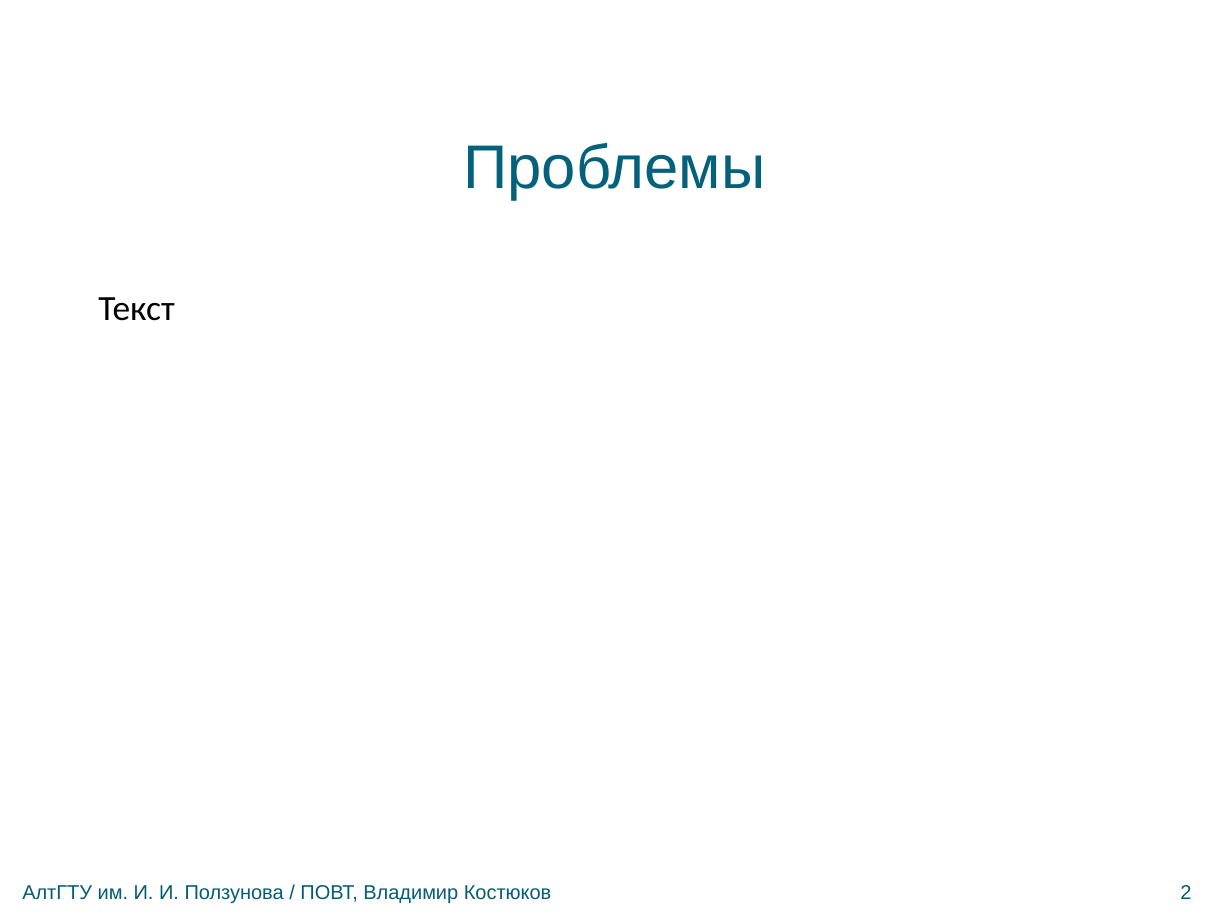
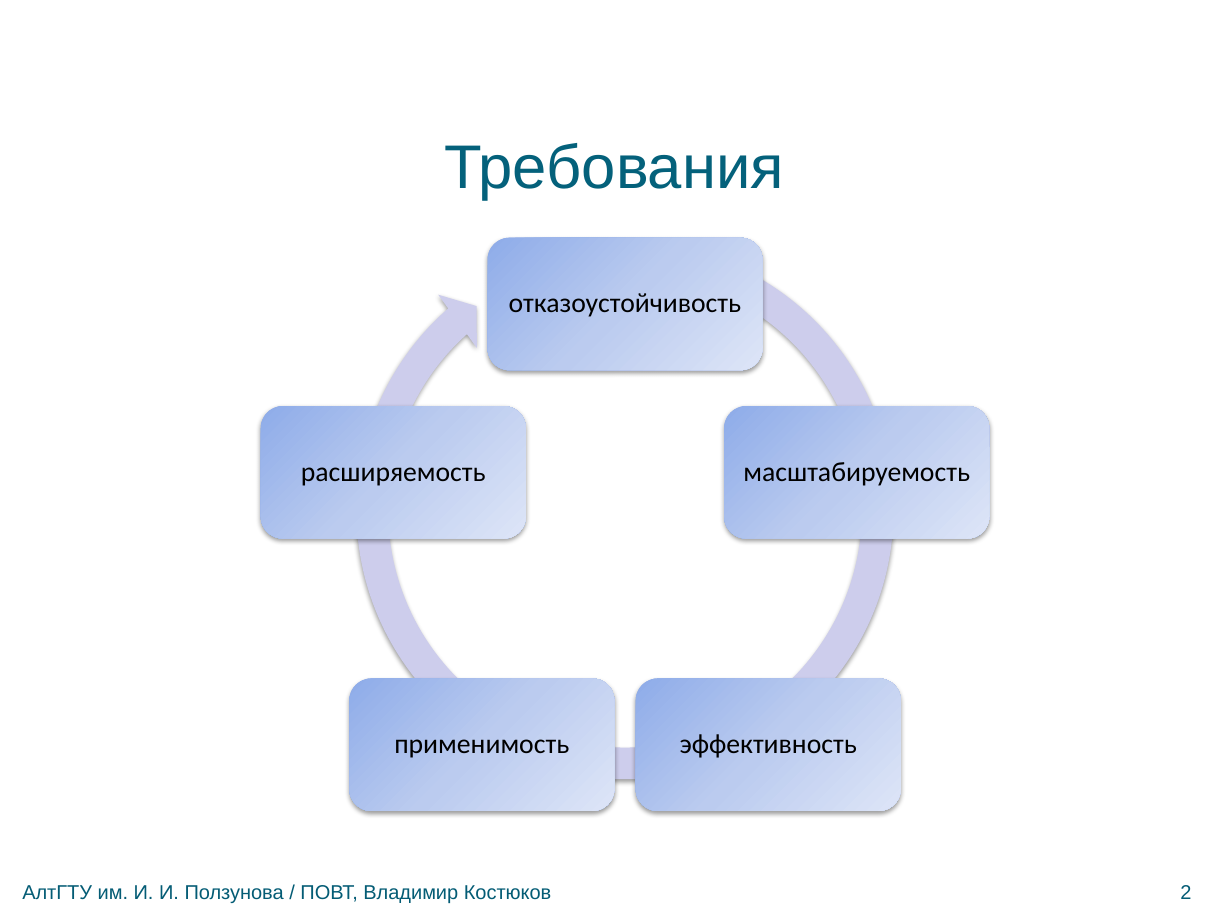
Before and after one commit to bluerain/snoopy, a slide deck: slide 2 of diploma/trunk/ppt/kostyukov.pptx. Drawn at 1232x924 pixels with LibreOffice and Linux fonts; fonts in the diff are those of the drawing; background and template pictures are left out. Boxes give left, top, right and bottom in pixels: in the first picture for what was removed or moved away, otherwise in the second. Text is boxed around its words. In the diff, an @@ line names an element or a change of style, - is before the commit and + after.

```diff
--- a/diploma/trunk/ppt/kostyukov.pptx
+++ b/diploma/trunk/ppt/kostyukov.pptx
@@ title at [445, 143, 784, 199]: text changed @@
-Проблемы
+Требования
@@ text removed at [98, 297, 174, 321] @@
-Текст
@@ group added at [261, 225, 989, 812]: 5 rounded rectangles, 5 texts, 1 circular arrow @@
+отказоустойчивость
+масштабируемость
+эффективность
+применимость
+расширяемость
```
Also in this commit, not shown: 5 other slides changed.
